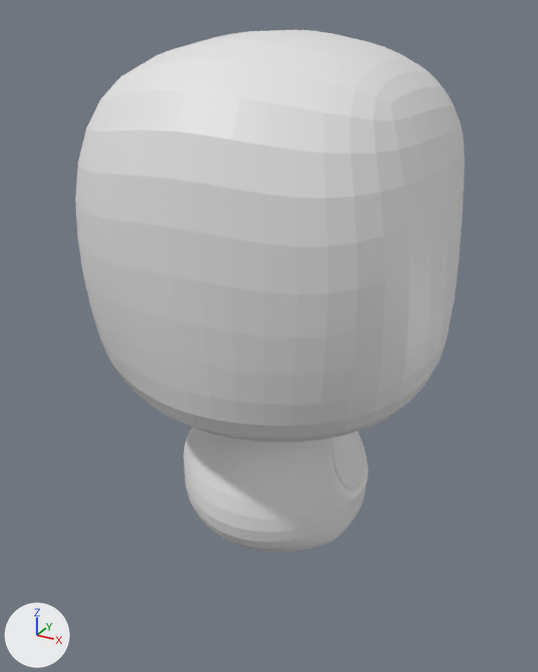
Before and after pictures for a commit that changed the Blender file rbt_arg.blend.
The view is the same before and after, from a camera (50 mm lens) standing at (0.952, -1.764, 1.366) and looking at (-0.004, -0.025, 0.497). Arrows for +X, +Y and +Z are at lower left; the lights stay in place.

In view in the first picture: 'cabeca', 'peitoal'.
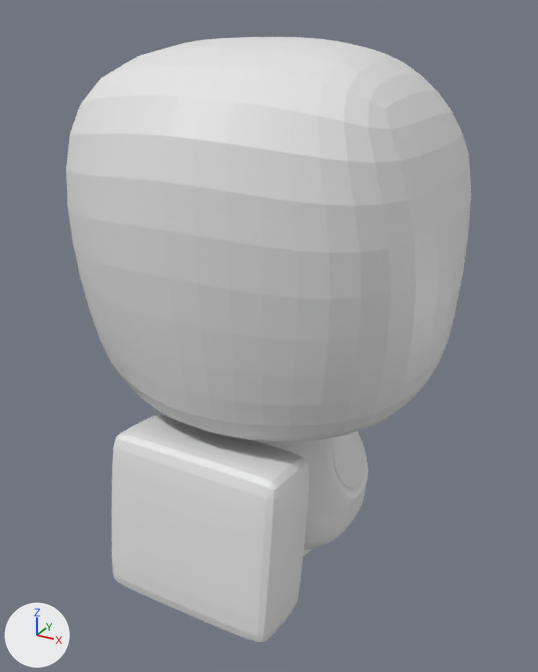
Pixel boxes (x1, y1, x2, y2) of what changed, in the pictures (538 x 672 px; the box of a moved part takes in the faces that stretch with it):
'cabeca', reshaped
    before: (75, 30, 465, 442)
    after: (66, 37, 471, 442)
'mochila', added
    after: (112, 415, 309, 643)
'Cylinder', added
    after: (303, 549, 311, 556)
part 1 of me_cube_004, moved or reshaped
    before: (75, 30, 465, 442)
    after: (66, 37, 471, 440)
'peitoal', unchanged, covered by the edit
    before: (184, 427, 368, 552)
    after: (254, 432, 368, 550)

Patch to the scene script:
```diff
--- a/rbt_arg.blend.py
+++ b/rbt_arg.blend.py
@@ me_cube_004 @@
 # used by ob_cabeca; location = (0.0, 0.0, 0.825); scale = (0.497, 0.497, 0.497)
-me_cube_004.from_pydata(...)  # 30 vertices, 24 faces; spans x 0.0..1.05, y -1.08..1.1, z -1.05..1.04
+me_cube_004.from_pydata(...)  # 36 vertices, 29 faces; spans x 0.0..1.08, y -1.14..1.02, z -1.05..0.99
+# me_cube_004 part 1
+# 24 vertices are removed from x 0.0..1.05, y -1.08..1.1, z -1.05..1.04
+# 23 faces are deleted
+# 30 vertices are added at x 0.0..1.08, y -1.14..1.02, z -1.05..0.99
+# 28 new faces join them
@@ me_cylinder_004 @@
+me_cylinder_004.from_pydata(...)  # 56 vertices, 35 faces; spans x 0.0..1.03, y -1.08..1.08, z -1.03..0.28
@@ me_cube_005 @@
+me_cube_005.from_pydata([(1.0, -2.01, -0.56), (1.0, -1.76, 1.28), (1.0, -1.14, -0.69), (1.0, -0.89, 1.15), (0.0, -1.14, -0.69), (0.0, -0.89, 1.15), (0.0, -2.01, -0.56), (0.0, -1.76, 1.28)], [], [(4, 5, 3, 2), (2, 3, 1, 0), (4, 2, 0, 6), (3, 5, 7, 1), (0, 1, 7, 6)])
@@ ob_cylinder @@
+ob_cylinder = bpy.data.objects.new('Cylinder', me_cylinder_004)
+ob_cylinder.location = (0.0, 0.0, -0.073)
+ob_cylinder.scale = (0.159, 0.159, 0.159)
+_m = ob_cylinder.modifiers.new('Mirror', 'MIRROR')
+_m.use_clip = True
+_m = ob_cylinder.modifiers.new('Subdivision', 'SUBSURF')
+_m.levels = 2
+_m = ob_cylinder.modifiers.new('Solidify', 'SOLIDIFY')
+_m.thickness = 0.14
@@ ob_mochila @@
+ob_mochila = bpy.data.objects.new('mochila', me_cube_005)
+ob_mochila.location = (0.0, 0.0, 0.0)
+ob_mochila.scale = (0.267, 0.267, 0.267)
+_m = ob_mochila.modifiers.new('Mirror', 'MIRROR')
+_m = ob_mochila.modifiers.new('Bevel', 'BEVEL')
+_m = ob_mochila.modifiers.new('Subdivision', 'SUBSURF')
+_m.levels = 2
```
